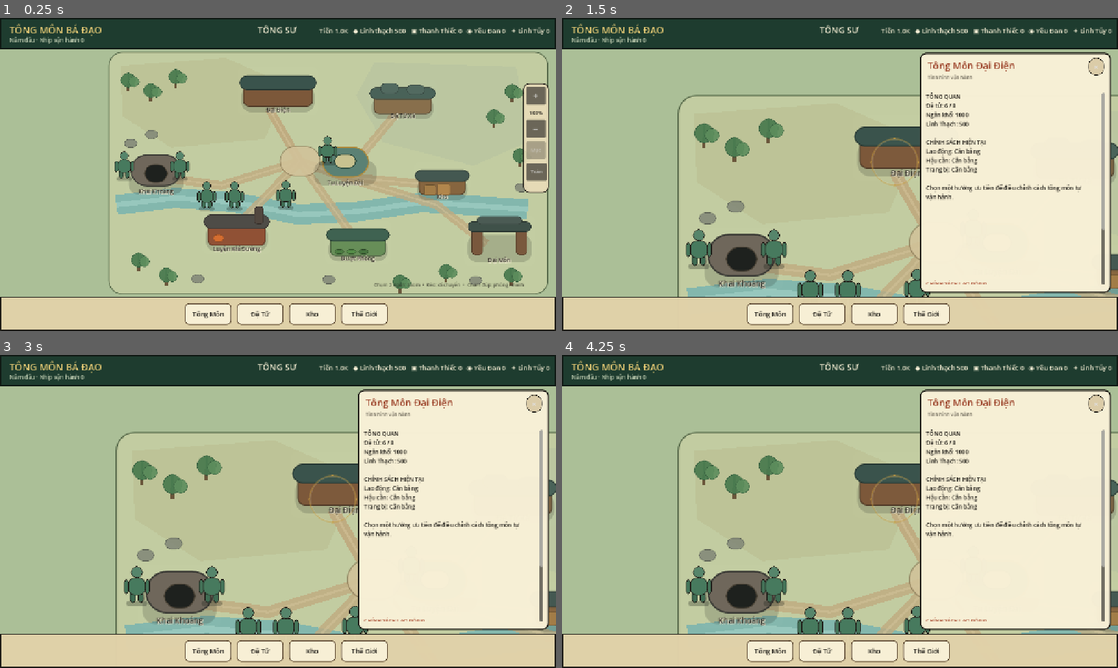
Above: before the commit, frames 1-4 (two rows, left to right).
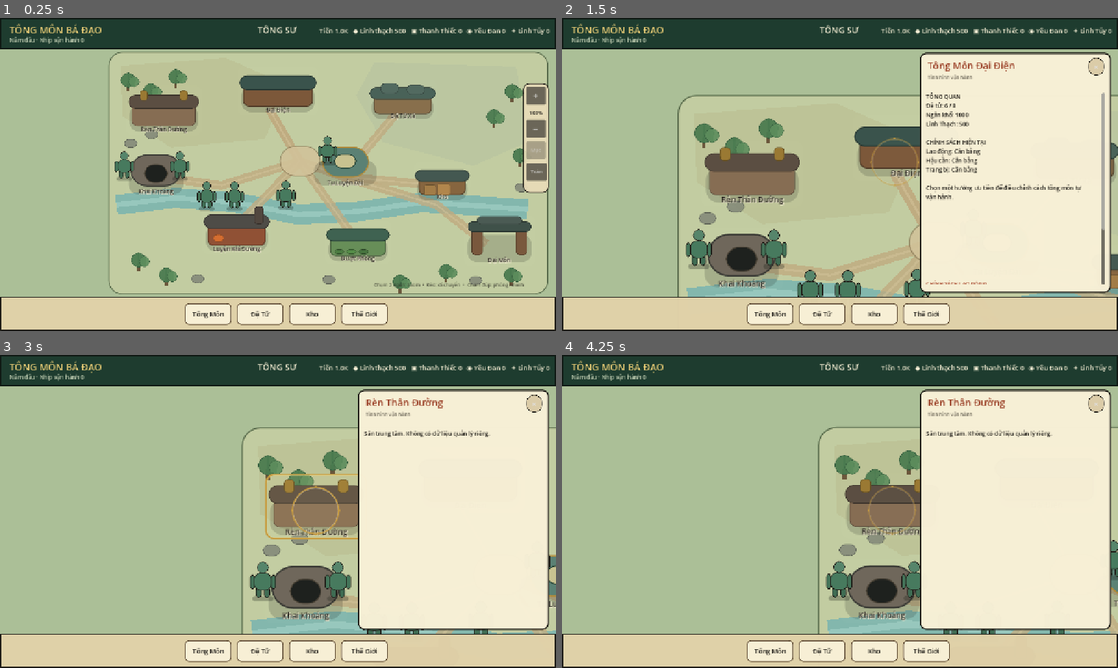
Above: after the commit, the same moments.

Repository: vuanhtuan161094-byte/TongMonBaDao
Game: Godot game, scene res://scenes/p3/p3_2_landscape_sect.tscn
The game is run twice, just before and just after one commit, with the same random seed, the same clock (stepped at 60 frames per second) and the same inputs.
Inputs (mouse positions are in pixels of both pictures, inside the frame that each line leads up to):
- Up to frame 1 (0.25 s): no input
- Up to frame 2 (1.5 s): click (840, 89) at 0.5 s; click (1073, 161) at 1.25 s
- Up to frame 3 (3 s): click (433, 586) at 2 s; click (189, 511) at 2.77 s
- Up to frame 4 (4.25 s): click (990, 667) at 3.52 s

The runs differ from the first frame. In frame 1, 1.4% of the frame differs, in the area x 23-36%, y 23-37%; in frame 2, 2.6%; in frame 3, 15%, in the area x 20-100%, y 13-90%; in frame 4, 14%.

Commit message:
feat(dv2-03e3): render clickable Rèn Thân Đường token and real map detail

Diff:
--- a/godot/src/presentation/p3_1_landscape_sect.gd
+++ b/godot/src/presentation/p3_1_landscape_sect.gd
@@ -268,6 +268,7 @@
     var buildings := [
         {"id":"main_hall", "name":"Đại Điện", "pos":Vector2(548, 112), "size":Vector2(184, 112), "body":Color(0.48, 0.34, 0.22, 1.0), "roof":Color(0.22, 0.32, 0.29, 1.0), "kind":"hall"},
         {"id":"residence", "name":"Đệ Tử Xá", "pos":Vector2(848, 142), "size":Vector2(158, 96), "body":Color(0.53, 0.43, 0.29, 1.0), "roof":Color(0.28, 0.38, 0.34, 1.0), "kind":"residence"},
+        {"id":"ren_than_duong", "name":"Rèn Thân Đường", "pos":Vector2(290, 157), "size":Vector2(174, 112), "body":Color(0.52, 0.42, 0.32, 1.0), "roof":Color(0.35, 0.30, 0.25, 1.0), "kind":"body_training"},
         {"id":"cultivation", "name":"Tu Luyện Đài", "pos":Vector2(715, 288), "size":Vector2(160, 104), "body":Color(0.35, 0.50, 0.45, 1.0), "roof":Color(0.68, 0.61, 0.40, 1.0), "kind":"platform"},
         {"id":"warehouse", "name":"Kho", "pos":Vector2(952, 332), "size":Vector2(132, 92), "body":Color(0.52, 0.39, 0.24, 1.0), "roof":Color(0.26, 0.34, 0.31, 1.0), "kind":"warehouse"},
         {"id":"forge", "name":"Luyện Khí Đường", "pos":Vector2(466, 432), "size":Vector2(158, 112), "body":Color(0.56, 0.31, 0.20, 1.0), "roof":Color(0.30, 0.29, 0.27, 1.0), "kind":"forge"},
@@ -318,6 +319,11 @@
             core.mouse_filter = Control.MOUSE_FILTER_IGNORE
             core.add_theme_stylebox_override("panel", _style(Color(0.82, 0.78, 0.57, 0.92), JADE_DARK, 2, 28))
             holder.add_child(core)
+        "body_training":
+            _add_building_block(holder, Vector2(14, h * 0.37), Vector2(w - 28, h * 0.45), body, 10)
+            _add_building_block(holder, Vector2(6, h * 0.18), Vector2(w - 12, h * 0.28), roof, 14)
+            _add_building_block(holder, Vector2(32, 10), Vector2(18, 23), GOLD.darkened(0.23), 5)
+            _add_building_block(holder, Vector2(w - 50, 10), Vector2(18, 23), GOLD.darkened(0.23), 5)
         "mine":
             var rock := Panel.new()
             rock.position = Vector2(12, 10)
@@ -509,6 +515,8 @@
         return SectMapPresentation.DEST_MINE
     if disciple.work_group_id == &"forge_hall":
         return SectMapPresentation.DEST_FORGE
+    if disciple.work_group_id == &"body_training_crew":
+        return SectMapPresentation.DEST_BODY_TRAINING
     return SectMapPresentation.DEST_COURTYARD
 
 func _advance_simulation() -> void:
@@ -632,6 +640,7 @@
         SectMapPresentation.DEST_MAIN_HALL: return "Tông Môn Đại Điện"
         SectMapPresentation.DEST_RESIDENCE: return "Đệ Tử Xá"
         SectMapPresentation.DEST_CULTIVATION: return "Tu Luyện Đài"
+        SectMapPresentation.DEST_BODY_TRAINING: return "Rèn Thân Đường"
         SectMapPresentation.DEST_WAREHOUSE: return "Kho Tông Môn"
         SectMapPresentation.DEST_FORGE: return "Luyện Khí Đường"
         SectMapPresentation.DEST_MEDICINE: return "Dược Phòng"
@@ -655,6 +664,12 @@
             return "Đệ tử đang luyện khí: %d\nĐiểm hỗ trợ rèn: %d\nThanh Thiết trong kho: %d\n\nNgười phụ trách luyện khí sẽ làm việc tại đây." % [_count_action(&"WORK_FORGING"), state.sect.forge_support_points, int(state.sect.forge_materials.get("thanh_thiet", 0))]
         SectMapPresentation.DEST_MINE:
             return "Đệ tử đang khai khoáng: %d\nThanh Thiết trong kho: %d\n\nMỗi chu kỳ khai khoáng hoàn thành sẽ đưa Thanh Thiết về kho." % [_count_action(&"WORK_MINING"), int(state.sect.forge_materials.get("thanh_thiet", 0))]
+        SectMapPresentation.DEST_BODY_TRAINING:
+            var hall := BuildingSystem.new().primary_building(state, BuildingSystem.TYPE_BODY_TRAINING)
+            if hall == null:
+                return "Rèn Thân Đường chưa sẵn sàng."
+            var owners := BuildingSystem.new().active_worker_ids(state, hall)
+            return "Cấp: %d\nChỗ luyện: %d/%d\nLinh Thạch: %d\nMỗi phút: 1 Linh Thạch → 1.500 EXP Luyện Thể nền.\nKhông cấp EXP nếu chưa có lượt huấn luyện thật." % [hall.level, owners.size(), BuildingSystem.new().worker_slots(hall), state.sect.spirit_stones]
         SectMapPresentation.DEST_CULTIVATION:
             return "Đang tu luyện/phá cảnh: %d\n\nĐệ tử tới đây để tu luyện và chuẩn bị phá cảnh khi đủ điều kiện." % [_count_actions([&"CULTIVATE", &"BREAKTHROUGH"])]
         SectMapPresentation.DEST_RESIDENCE:
